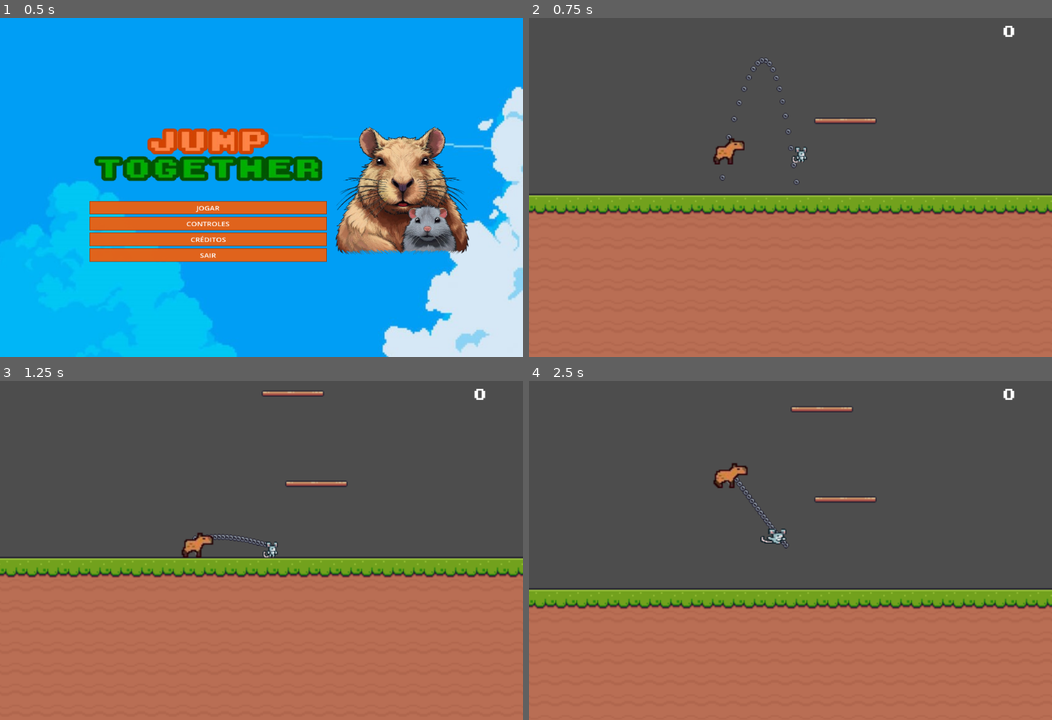
Above: before the commit, frames 1-4 (two rows, left to right).
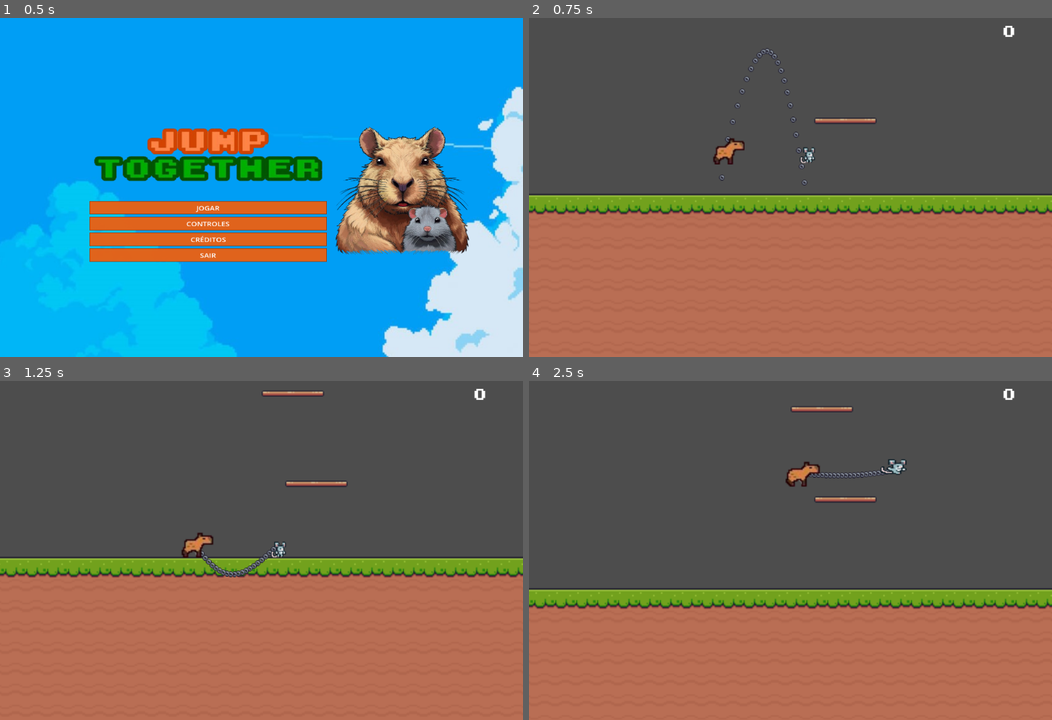
Above: after the commit, the same moments.

Repository: MarinVLT/jump-together
Game: Godot game, scene res://scenes/title_screen.tscn
Same seed, same stepped clock (60 frames per second), same inputs: the game is played once before the commit and once after it. After the commit the project has no main scene; this scene is started directly in both runs.
Inputs:
- Up to frame 1 (0.5 s): no input
- Up to frame 2 (0.75 s): click "JOGAR" at 0.5 s
- Up to frame 3 (1.25 s): no input
- Up to frame 4 (2.5 s): tap Enter at 1.25 s; hold Right (ui_right) from 1.28 s (still down); tap A (a) at 1.35 s; tap Up (ui_up) at 1.52, 2.27 s; tap D (d) at 1.55, 2.1 s; tap W (w) at 2.3 s

Frame 1 is identical in both runs. In frame 2, 0.4% of the frame differs, in the area x 36-55%, y 8-50%; in frame 3, 0.5%; in frame 4, 1.1%, in the area x 35-73%, y 22-50%.

Commit message:
ajuste corrente

Diff:
--- a/project.godot
+++ b/project.godot
@@ -11,7 +11,6 @@
 [application]
 
 config/name="Jump Together"
-run/main_scene="res://scenes/title_screen.tscn"
 config/features=PackedStringArray("4.2", "Forward Plus")
 config/icon="res://icon.svg"
 
--- a/scripts/Chain.gd
+++ b/scripts/Chain.gd
@@ -1,6 +1,6 @@
 extends Node2D
 
-@export var chain_length: int = 20  # Aumente a quantidade de nós para melhorar a visibilidade
+@export var chain_length: int = 23  # Aumente a quantidade de nós para melhorar a visibilidade
 @export var link_scene: PackedScene = preload("res://actors/Link.tscn")
 @export var player1_path: NodePath = NodePath("Player1")
 @export var player2_path: NodePath = NodePath("Player2")
@@ -72,14 +72,38 @@
 			if distance > chain_length * max_spacing:
 				var direction = (player2.position - player1.position).normalized()
 
-				# Atualiza as posições dos jogadores para manter a corrente tensionada
-				player1.position = player2.position - direction * (chain_length * max_spacing)
-				player2.position = player1.position + direction * (chain_length * max_spacing)
+				# Calcula o ponto médio entre os jogadores para manter a corrente tensionada de forma equilibrada
+				var mid_point = player1.position + direction * (distance / 2)
+
+				# Reposiciona os jogadores ao redor do ponto médio
+				player1.position = mid_point - direction * (chain_length * max_spacing / 2)
+				player2.position = mid_point + direction * (chain_length * max_spacing / 2)
+
+			# Comportamento de pendurar
+			handle_hanging_behavior()
 
 		else:
 			print("Um ou ambos os jogadores não estão na árvore de nós ou foram removidos.")
 	else:
 		print("Um ou ambos os jogadores são nulos.")
+
+func handle_hanging_behavior():
+	var player1_on_ground = player1.is_on_floor() or player1.is_on_wall()
+	var player2_on_ground = player2.is_on_floor() or player2.is_on_wall()
+
+	if player1_on_ground and not player2_on_ground:
+		# Player 1 está em uma plataforma e Player 2 está pendurado
+		player2.velocity.y += 20  # Aumenta a velocidade de queda do Player 2 para simular pendurar
+		player2.velocity.y = clamp(player2.velocity.y, -500, 500)  # Limita a velocidade do Player 2
+	elif player2_on_ground and not player1_on_ground:
+		# Player 2 está em uma plataforma e Player 1 está pendurado
+		player1.velocity.y += 20  # Aumenta a velocidade de queda do Player 1 para simular pendurar
+		player1.velocity.y = clamp(player1.velocity.y, -500, 500)  # Limita a velocidade do Player 1
+	else:
+		# Ambos os jogadores estão no ar ou no chão
+		player1.velocity.y = clamp(player1.velocity.y, -600, 400)  # Mantém a velocidade de queda normal
+		player2.velocity.y = clamp(player2.velocity.y, -600, 400)  # Mantém a velocidade de queda normal
+
 
 func remove_invalid_links():
 	for link in links:
